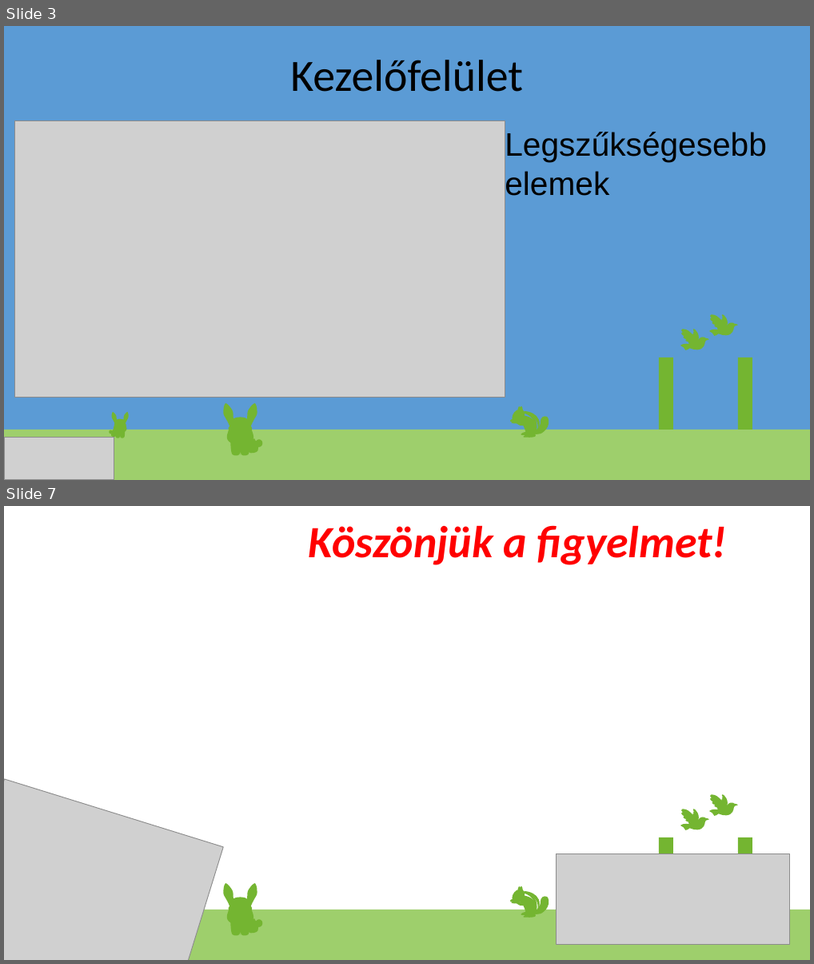
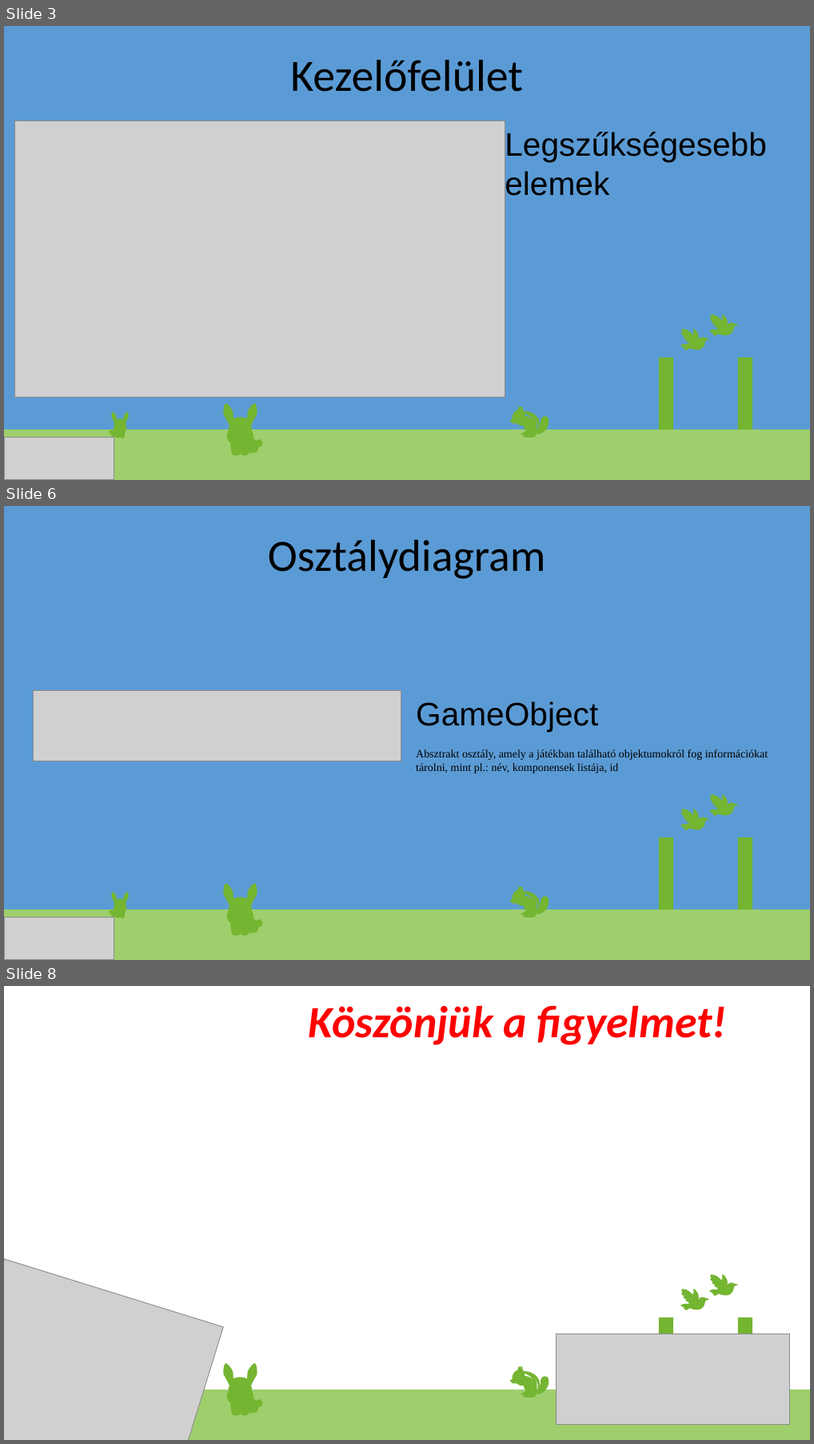
Before and after one commit to NRobert-jmdrgg/KoviUbiSoft, a slide deck: KoviUbiSoft_prez3ideiglenes.pptx. Shown one above the other, each under a label of ours: slides 3 and 7 before the commit, slides 3, 6 and 8 after it; the slides between them are not shown. The pictures are 814x964 and 814x1444 pixels, drawn with LibreOffice and Linux fonts; fonts in the diff are those of the drawing; grey boxes stand for pictures; background and template pictures are left out. Boxes give left, top, right and bottom in pixels: in the first picture for what was removed or moved away, otherwise in the second. Text is boxed around its words. In the diff, an @@ line names an element or a change of style, - is before the commit and + after.

```diff
--- a/KoviUbiSoft_prez3ideiglenes.pptx
+++ b/KoviUbiSoft_prez3ideiglenes.pptx
@@ slide 6 added at (4, 506, 810, 960), background #5B9BD5; not listed: 80 template elements that a slide beside it also shows @@
@@ title added at (268, 540, 546, 579), 44 pt, text #000000 @@
+Osztálydiagram
@@ picture added at (34, 691, 402, 761) @@
@@ text added at (416, 701, 768, 773), 11 pt, text #000000 @@
+GameObject
+Absztrakt osztály, amely a játékban található objektumokról fog információkat tárolni, mint pl.: név, komponensek listája, id
@@ picture added at (4, 917, 114, 960) @@
@@ what was slide 7 is now slide 8 @@
```
Also in this commit, not shown: 2 slides changed, 1 other slide added, 1 slide removed, 3 other files.
